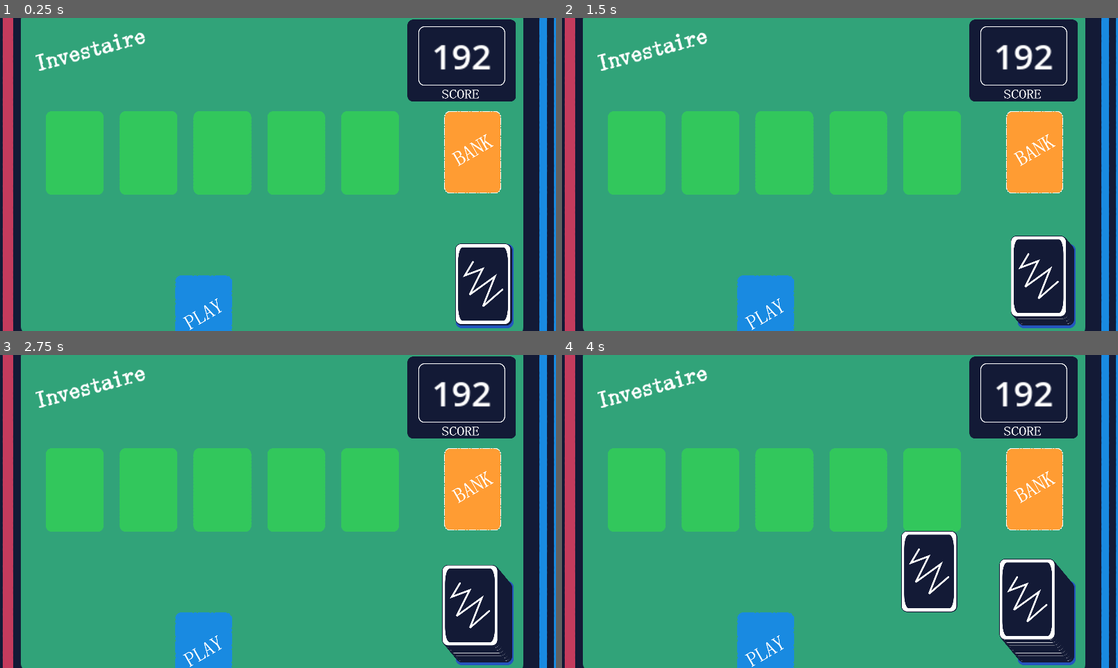
Above: before the commit, frames 1-4 (two rows, left to right).
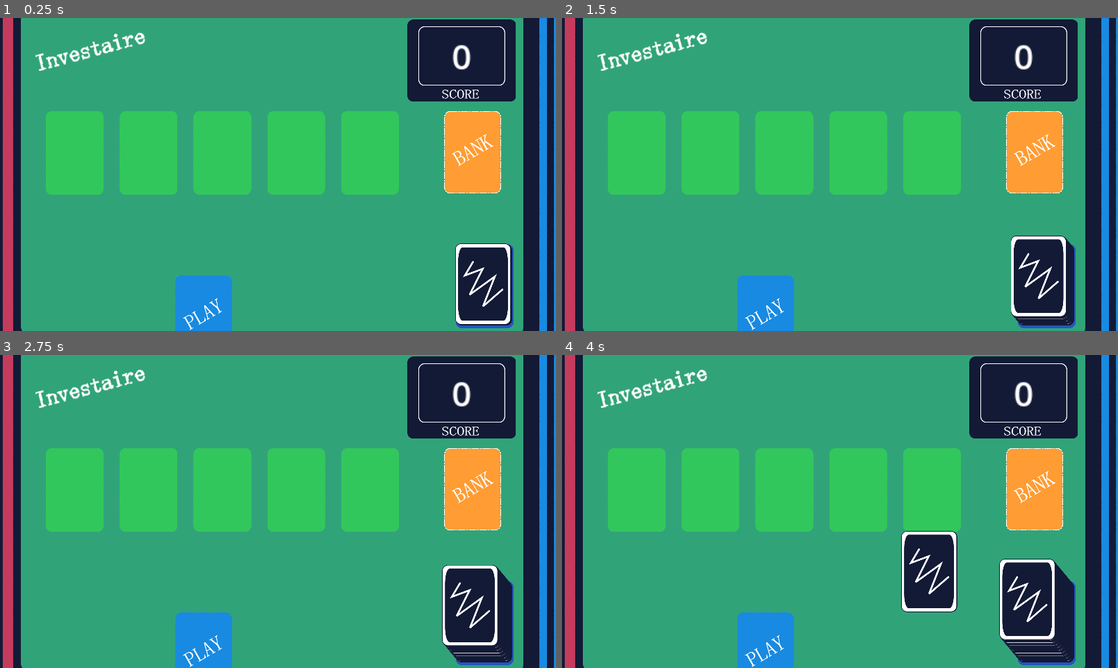
Above: after the commit, the same moments.

Repository: mathew-tran/investaire
Game: Godot game, scene res://Scenes/Game.tscn
Two runs of this game, one before a commit and one after it. Both use one fixed random seed, a clock stepped at 60 frames per second and the inputs below.
Inputs (mouse positions are in pixels of both pictures, inside the frame that each line leads up to):
- Up to frame 1 (0.25 s): no input
- Up to frame 2 (1.5 s): click (1045, 284) at 0.5 s; click (1045, 284) at 1.27 s
- Up to frame 3 (2.75 s): click (483, 617) at 2.02 s
- Up to frame 4 (4 s): click (1040, 617) at 2.77 s; click (1040, 614) at 3.52 s

The runs differ from the first frame. In frame 1, 0.4% of the frame differs, in the area x 78-89%, y 8-17%; in frame 2, 0.4%; in frame 3, 0.4%; in frame 4, 0.4%.

Commit message:
gain points when killing cards

Diff:
--- a/Prefabs/Card.tscn
+++ b/Prefabs/Card.tscn
@@ -3,6 +3,45 @@
 [ext_resource type="Texture2D" uid="uid://j1vqyi5ja8rp" path="res://Art/Cards/0.png" id="1_1awpt"]
 [ext_resource type="Script" path="res://Scripts/Card.gd" id="1_wkjp0"]
 [ext_resource type="Texture2D" uid="uid://o3q2wwf22km5" path="res://Art/Cards/Back.png" id="2_shu33"]
+
+[sub_resource type="Animation" id="Animation_tbp2j"]
+resource_name = "FlipBack"
+tracks/0/type = "value"
+tracks/0/imported = false
+tracks/0/enabled = true
+tracks/0/path = NodePath("Back:visible")
+tracks/0/interp = 1
+tracks/0/loop_wrap = true
+tracks/0/keys = {
+"times": PackedFloat32Array(0, 0.5),
+"transitions": PackedFloat32Array(1, 1),
+"update": 1,
+"values": [false, true]
+}
+tracks/1/type = "value"
+tracks/1/imported = false
+tracks/1/enabled = true
+tracks/1/path = NodePath("Front:visible")
+tracks/1/interp = 1
+tracks/1/loop_wrap = true
+tracks/1/keys = {
+"times": PackedFloat32Array(0, 0.566667),
+"transitions": PackedFloat32Array(1, 1),
+"update": 1,
+"values": [true, false]
+}
+tracks/2/type = "value"
+tracks/2/imported = false
+tracks/2/enabled = true
+tracks/2/path = NodePath(".:scale")
+tracks/2/interp = 2
+tracks/2/loop_wrap = true
+tracks/2/keys = {
+"times": PackedFloat32Array(0, 0.566667, 1),
+"transitions": PackedFloat32Array(1, 1, 1),
+"update": 0,
+"values": [Vector2(1, 1), Vector2(1e-05, 1), Vector2(1, 1)]
+}
 
 [sub_resource type="Animation" id="Animation_hbep6"]
 resource_name = "FlipFront"
@@ -82,45 +121,6 @@
 "values": [Vector2(1, 1)]
 }
 
-[sub_resource type="Animation" id="Animation_tbp2j"]
-resource_name = "FlipBack"
-tracks/0/type = "value"
-tracks/0/imported = false
-tracks/0/enabled = true
-tracks/0/path = NodePath("Back:visible")
-tracks/0/interp = 1
-tracks/0/loop_wrap = true
-tracks/0/keys = {
-"times": PackedFloat32Array(0, 0.5),
-"transitions": PackedFloat32Array(1, 1),
-"update": 1,
-"values": [false, true]
-}
-tracks/1/type = "value"
-tracks/1/imported = false
-tracks/1/enabled = true
-tracks/1/path = NodePath("Front:visible")
-tracks/1/interp = 1
-tracks/1/loop_wrap = true
-tracks/1/keys = {
-"times": PackedFloat32Array(0, 0.566667),
-"transitions": PackedFloat32Array(1, 1),
-"update": 1,
-"values": [true, false]
-}
-tracks/2/type = "value"
-tracks/2/imported = false
-tracks/2/enabled = true
-tracks/2/path = NodePath(".:scale")
-tracks/2/interp = 2
-tracks/2/loop_wrap = true
-tracks/2/keys = {
-"times": PackedFloat32Array(0, 0.566667, 1),
-"transitions": PackedFloat32Array(1, 1, 1),
-"update": 0,
-"values": [Vector2(1, 1), Vector2(1e-05, 1), Vector2(1, 1)]
-}
-
 [sub_resource type="AnimationLibrary" id="AnimationLibrary_ymb0o"]
 _data = {
 "FlipBack": SubResource("Animation_tbp2j"),
--- a/Scenes/Game.tscn
+++ b/Scenes/Game.tscn
@@ -11,6 +11,7 @@
 [ext_resource type="Texture2D" uid="uid://c8bma7oju6tav" path="res://Art/ScoredText.png" id="3_ibm0f"]
 [ext_resource type="Texture2D" uid="uid://c3m4x52kknprk" path="res://Art/ScoreBG.png" id="4_p18op"]
 [ext_resource type="Texture2D" uid="uid://dbmtm2q8f2nq1" path="res://Art/Title.png" id="4_x2xcn"]
+[ext_resource type="Script" path="res://Scripts/Points.gd" id="5_jxug2"]
 [ext_resource type="Texture2D" uid="uid://3n1f4pf7dr3j" path="res://Art/BG3.png" id="6_20m51"]
 [ext_resource type="Texture2D" uid="uid://belnqdl5gg2nx" path="res://Art/BG4.png" id="6_hod4n"]
 
@@ -60,15 +61,15 @@
 expand_mode = 2
 stretch_mode = 5
 
-[node name="Label" type="Label" parent="ScoredSlot"]
+[node name="Points" type="Label" parent="ScoredSlot"]
 layout_mode = 0
 offset_right = 200.0
 offset_bottom = 136.0
 theme_override_font_sizes/font_size = 80
-text = "192
-"
+text = "0"
 horizontal_alignment = 1
 vertical_alignment = 1
+script = ExtResource("5_jxug2")
 
 [node name="TextureRect" type="TextureRect" parent="."]
 show_behind_parent = true
--- a/Scripts/Card.gd
+++ b/Scripts/Card.gd
@@ -24,6 +24,13 @@
 func ReverseFlip():
 	$AnimationPlayer.play("FlipBack", -1, 4.8)
 
+func Kill():
+	var pointAmount = Rank
+	if Rank == 0:
+		pointAmount += 10
+	Finder.GetGame().GainPoints(pointAmount)
+	queue_free()
+
 
 
 func Move(newPosition, speed = .1, transType = Tween.TransitionType.TRANS_LINEAR):
--- a/Scripts/Game.gd
+++ b/Scripts/Game.gd
@@ -14,6 +14,10 @@
 var GameState = GAME_STATE.START
 
 signal CardMoved
+
+var Points = 0
+
+signal PointsGained(amount)
 
 func _ready():
 	await $Deck.CreateDeck()
@@ -34,6 +38,12 @@
 func GetPlayCard():
 	return $PlaySlot.get_child(0)
 
+func GainPoints(amount):
+	Points += amount
+	await get_tree().create_timer(.1).timeout
+	PointsGained.emit(amount)
+
+
 func PopulateInvestSlots():
 	while $InvestSlots.AreSlotsVacant():
 		await get_tree().create_timer(.2).timeout
--- a/Scripts/InvestSlot.gd
+++ b/Scripts/InvestSlot.gd
@@ -46,7 +46,7 @@
 			children.ReverseFlip()
 			await get_tree().create_timer(.8).timeout
 			await children.Move(Vector2(2200, -100), .1, Tween.TransitionType.TRANS_CUBIC)
-			children.queue_free()
+			children.Kill()
 	await get_tree().process_frame
 
 func RepositionCards():
--- /dev/null
+++ b/Scripts/Points.gd
@@ -0,0 +1,15 @@
+extends Label
+
+var Total = 0
+func _ready():
+	Finder.GetGame().PointsGained.connect(OnPointsGained)
+	OnPointsGained(0)
+
+func OnPointsGained(amount):
+	for x in range(0, amount):
+		await IncrementTotal()
+
+func IncrementTotal():
+	await get_tree().create_timer(.01).timeout
+	Total += 1
+	text = str(Total)
Not shown: 1 places in Scenes/Game.tscn that only renumber resources
